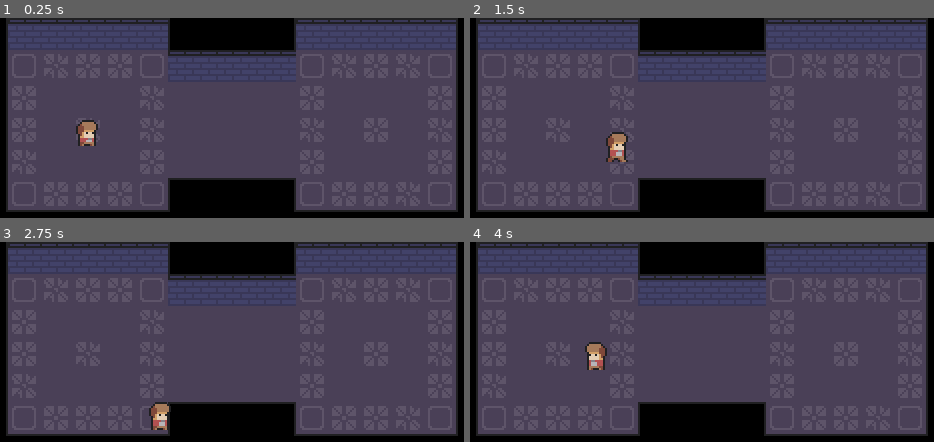
Above: before the commit, frames 1-4 (two rows, left to right).
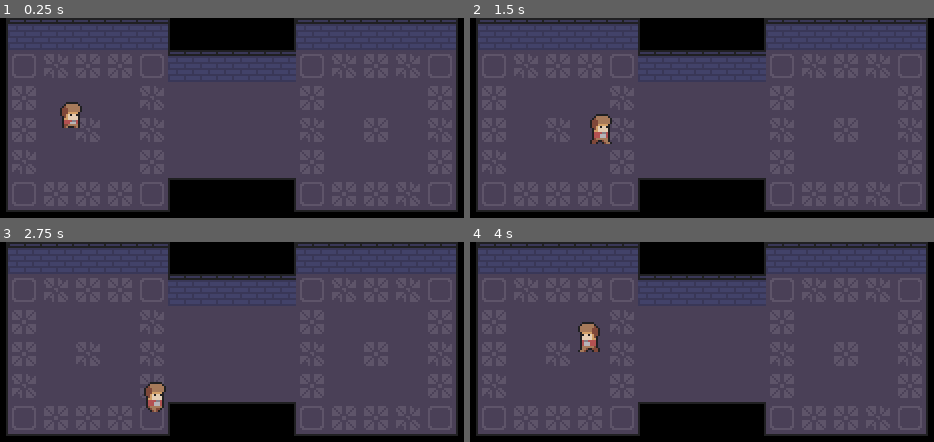
Above: after the commit, the same moments.

Repository: Guthen/KnightHelper
Game: Godot game, scene res://game/Game.tscn
The game is run twice, just before and just after one commit, with the same random seed, the same clock (stepped at 60 frames per second) and the same inputs.
Inputs:
- Up to frame 1 (0.25 s): no input
- Up to frame 2 (1.5 s): hold D (right) 0.53-1.28 s; hold S (down) from 1.28 s (still down)
- Up to frame 3 (2.75 s): release S (down) at 2.03 s; hold D (right) from 2.03 s (still down)
- Up to frame 4 (4 s): release D (right) at 2.78 s; hold Z (up) 2.78-3.53 s; hold Q (left) from 3.53 s (still down)

The runs differ from the first frame. In frame 1, 1.0% of the frame differs, in the area x 12-22%, y 42-64%; in frame 2, 1.2%, in the area x 25-35%, y 48-72%; in frame 3, 0.9%; in frame 4, 1.0%.

Commit message:
Player Scripted Animations

Diff:
--- a/player/Player.tscn
+++ b/player/Player.tscn
@@ -3,56 +3,55 @@
 [ext_resource path="res://player/player.png" type="Texture" id=1]
 [ext_resource path="res://player/player.gd" type="Script" id=2]
 
-[sub_resource type="AtlasTexture" id=1]
+[sub_resource type="AtlasTexture" id=9]
 atlas = ExtResource( 1 )
-region = Rect2( 0, 0, 16, 16 )
+region = Rect2( 0, 0, 11, 15 )
 
-[sub_resource type="AtlasTexture" id=2]
+[sub_resource type="AtlasTexture" id=10]
 atlas = ExtResource( 1 )
-region = Rect2( 16, 0, 16, 16 )
+region = Rect2( 11, 0, 11, 15 )
 
-[sub_resource type="AtlasTexture" id=3]
+[sub_resource type="AtlasTexture" id=11]
 atlas = ExtResource( 1 )
-region = Rect2( 0, 16, 16, 16 )
+region = Rect2( 0, 15, 11, 15 )
 
-[sub_resource type="AtlasTexture" id=4]
+[sub_resource type="AtlasTexture" id=12]
 atlas = ExtResource( 1 )
-region = Rect2( 16, 16, 16, 16 )
+region = Rect2( 11, 15, 11, 15 )
 
-[sub_resource type="AtlasTexture" id=5]
+[sub_resource type="AtlasTexture" id=13]
 atlas = ExtResource( 1 )
-region = Rect2( 32, 16, 16, 16 )
+region = Rect2( 22, 15, 11, 15 )
 
-[sub_resource type="AtlasTexture" id=6]
+[sub_resource type="AtlasTexture" id=14]
 atlas = ExtResource( 1 )
-region = Rect2( 48, 16, 16, 16 )
+region = Rect2( 33, 15, 11, 15 )
 
 [sub_resource type="SpriteFrames" id=7]
 animations = [ {
-"frames": [ SubResource( 1 ), SubResource( 2 ) ],
+"frames": [ SubResource( 9 ), SubResource( 10 ) ],
 "loop": true,
 "name": "idle",
 "speed": 5.0
 }, {
-"frames": [ SubResource( 3 ), SubResource( 4 ), SubResource( 5 ), SubResource( 6 ) ],
+"frames": [ SubResource( 11 ), SubResource( 12 ), SubResource( 13 ), SubResource( 14 ) ],
 "loop": true,
-"name": "Walk",
-"speed": 5.0
+"name": "walk",
+"speed": 8.0
 } ]
 
 [sub_resource type="RectangleShape2D" id=8]
-extents = Vector2( 4, 2 )
+extents = Vector2( 5.5, 2 )
 
 [node name="Player" type="KinematicBody2D"]
 script = ExtResource( 2 )
 
 [node name="AnimatedSprite" type="AnimatedSprite" parent="."]
 frames = SubResource( 7 )
-animation = "idle"
-frame = 1
+animation = "walk"
+frame = 3
 playing = true
-centered = false
 
 [node name="CollisionShape2D" type="CollisionShape2D" parent="."]
-position = Vector2( 7.5, 14 )
+position = Vector2( 0.5, 6 )
 shape = SubResource( 8 )
--- a/player/player.gd
+++ b/player/player.gd
@@ -8,26 +8,23 @@
 	var dir = Vector2()
 
 	if Input.is_action_pressed( "up" ):
-		$AnimatedSprite.play("Walk")
 		dir.y -= 1
 	if Input.is_action_pressed( "down" ):
-		$AnimatedSprite.play("Walk")
 		dir.y += 1
 	if Input.is_action_pressed( "left" ):
-		$AnimatedSprite.play("Walk")
 		dir.x -= 1
 	if Input.is_action_pressed( "right" ):
-		$AnimatedSprite.play("Walk")
 		dir.x += 1
-	else:
-		$AnimatedSprite.stop()
 
 	if dir == Vector2.ZERO:
+		$AnimatedSprite.play( "idle" )
 		return
 
 	#  flip sprite
 	if not ( dir.x == 0 ):
 		$AnimatedSprite.flip_h = dir.x < 0
+		$CollisionShape2D.scale.x = dir.x
 
 	#  move
 	move_and_slide( dir.normalized() * speed )
+	$AnimatedSprite.play( "walk" )
Binary file changed: player/player.aseprite
Binary file changed: player/player.png
